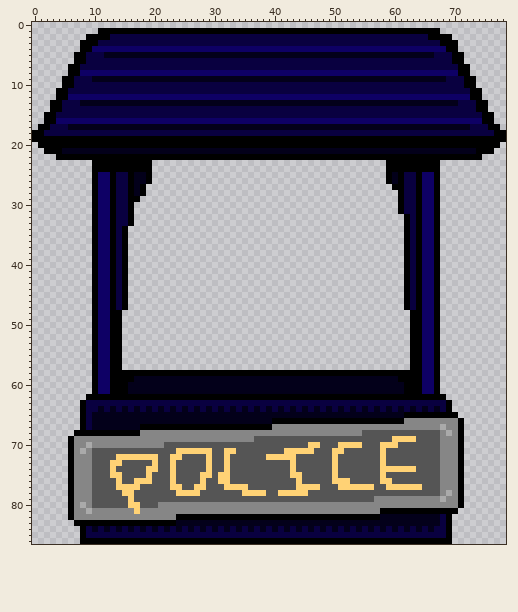
Two states of a pixel-art file, languages/zh_CN/assets/images/overworldObjects/starton/town_police.ase. Above: the version before the commit.
79x87 pixels, 1 frame.
New version:
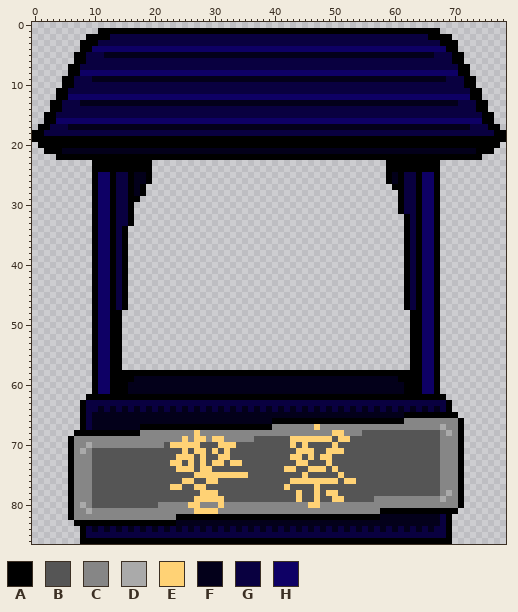
Palette (. is transparent): A #000000  B #555555  C #868686  D #aaaaaa  E #ffd275  F #03001a  G #090040  H #0e0065
Changes in this commit:
layer "图层 1" added
Changed rows in their new state; - is an unchanged pixel.
Layers "图层 1", "Layer 1":
first column x 13:
67 ----------------------------------E-----------------
68 --------------E----------------------EE-------------
69 ------------E-EE-EE-----------EEEEEEE-EE-------BBBB-
70 ----------EEEEE---EEE---------E-EBB--EBBBB---BBB----
71 -----------B-B--BE--B--------BB-----E--------B------
72 -BBBBBBB--B-EE-EB-E-------BBBB-E-E-EEB-------B------
73 BB-----B---E-E-EBEEBEE--------BEE---EB-------B------
74 B-----BB--BEEE-E---B---------E---EEE---------BBBBBB-
75 BB----B---B---E--E--EEE-------BBE----BE------B------
76 -B--BBB---B-EE-BEEBB----------E-EEEEE-B-E----BB-----
77 -BBBB--------------BBBB------E-BBB----BBBBBB--BBBBBB
78 --BB-------BBBBEEE----BBBB--BBB-B-E-EE--------------
79 ---B----------EEEEE------------E--E--EE-------------
80 ---BB--------EE---E--------------EE-----------------
81 ----C---------EEEE----------------------------------
Changed places in both pictures, as pixel boxes (x1, y1, x2, y2):
changed: (110, 424, 422, 514)
